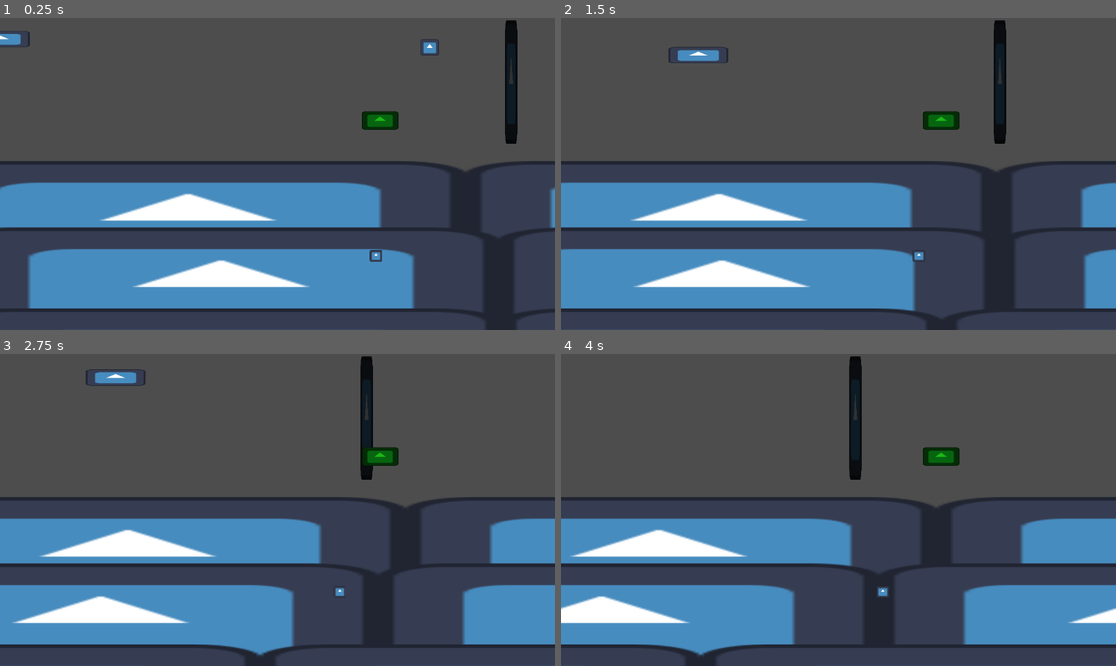
Above: before the commit, frames 1-4 (two rows, left to right).
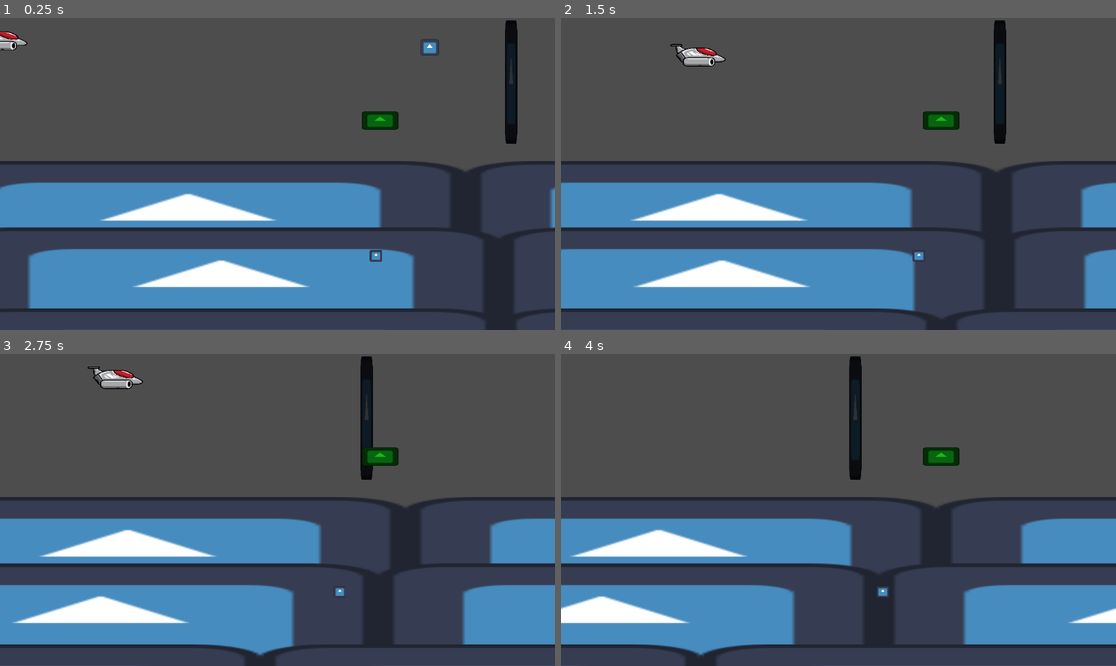
Above: after the commit, the same moments.

Repository: Ikkisoad/Godot-WIld-Jam-65
Game: Godot game, scene res://Scenes/main.tscn
The game is run twice, just before and just after one commit, with the same random seed, the same clock (stepped at 60 frames per second) and the same inputs. The engine's default icon, where the game draws it, is replaced by a stand-in: a white triangle on a blue panel in a dark square.
Inputs:
- Up to frame 1 (0.25 s): no input
- Up to frame 2 (1.5 s): hold Space (release) 0.53-1.28 s; hold Right (right) from 0.53 s (still down); tap Up (up) at 0.77, 0.8, 1.07, 1.35 s
- Up to frame 3 (2.75 s): tap Up (up) at 1.52, 1.82, 2.3 s; tap Space (release) at 1.55 s; release Right (right) at 2.03 s; hold Left (left) from 2.03 s (still down); hold Space (release) from 2.03 s (still down)
- Up to frame 4 (4 s): release Left (left) at 2.78 s; release Space (release) at 2.78 s; hold Right (right) from 2.78 s (still down); tap Space (release) at 2.85 s; tap Up (up) at 3.02, 3.32 s; hold Up (up) from 3.53 s (still down)

The runs differ from the first frame. In frame 1, 0.2% of the frame differs, in the area x 0-6%, y 4-11%; in frame 2, 0.5%; in frame 3, 0.5%, in the area x 15-27%, y 4-12%; in frame 4, nothing differs.
Error before the commit: Attempt to call function 'is_stopped' in base 'null instance' on a null instance. (res://Scenes/PlayerCharacterBody2D.gd:22)
Error after the commit: Invalid call. Nonexistent function 'collectPackage' in base 'RigidBody2D (rePackageRigidBody2D.gd)'. (res://Scenes/PackageArea2D.gd:11)

Commit message:
Fix timer

Diff:
--- a/Scenes/PackageArea2D.gd
+++ b/Scenes/PackageArea2D.gd
@@ -8,5 +8,5 @@
 
 
 func _on_body_entered(body):
+	body.collectPackage()
 	queue_free()
-	pass # Replace with function body.
--- /dev/null
+++ b/Scenes/ingame_hud.gd
@@ -0,0 +1,11 @@
+extends Control
+
+
+# Called when the node enters the scene tree for the first time.
+func _ready():
+	pass # Replace with function body.
+
+
+# Called every frame. 'delta' is the elapsed time since the previous frame.
+func _process(delta):
+	pass
--- /dev/null
+++ b/Scenes/ingame_hud.tscn
@@ -0,0 +1,48 @@
+[gd_scene load_steps=3 format=3 uid="uid://cg6t4spgk1qw"]
+
+[ext_resource type="Texture2D" uid="uid://bxgii7b0bi06n" path="res://Sprites/airship.png" id="1_32prb"]
+[ext_resource type="Script" path="res://Scenes/ingame_hud.gd" id="1_xx4c4"]
+
+[node name="IngameHUD" type="Control"]
+layout_mode = 3
+anchors_preset = 15
+anchor_right = 1.0
+anchor_bottom = 1.0
+grow_horizontal = 2
+grow_vertical = 2
+script = ExtResource("1_xx4c4")
+
+[node name="1" type="TextureRect" parent="."]
+layout_mode = 0
+offset_left = 8.0
+offset_top = 8.0
+offset_right = 56.0
+offset_bottom = 39.0
+texture = ExtResource("1_32prb")
+expand_mode = 1
+
+[node name="2" type="TextureRect" parent="."]
+layout_mode = 0
+offset_left = 64.0
+offset_top = 8.0
+offset_right = 112.0
+offset_bottom = 39.0
+texture = ExtResource("1_32prb")
+expand_mode = 1
+
+[node name="3" type="TextureRect" parent="."]
+layout_mode = 0
+offset_left = 120.0
+offset_top = 8.0
+offset_right = 168.0
+offset_bottom = 39.0
+texture = ExtResource("1_32prb")
+expand_mode = 1
+
+[node name="score" type="Label" parent="."]
+layout_mode = 0
+offset_left = 8.0
+offset_top = 48.0
+offset_right = 82.0
+offset_bottom = 71.0
+text = "56121351"
--- a/Scenes/player.tscn
+++ b/Scenes/player.tscn
@@ -1,13 +1,13 @@
 [gd_scene load_steps=5 format=3 uid="uid://cqtrdkxlpceen"]
 
 [ext_resource type="Script" path="res://Scenes/PlayerCharacterBody2D.gd" id="1_0uhlm"]
-[ext_resource type="Texture2D" uid="uid://dnqeu2nvirwex" path="res://icon.svg" id="1_bquey"]
+[ext_resource type="Texture2D" uid="uid://bxgii7b0bi06n" path="res://Sprites/airship.png" id="2_xsp2w"]
 
 [sub_resource type="SpriteFrames" id="SpriteFrames_bgufg"]
 animations = [{
 "frames": [{
 "duration": 1.0,
-"texture": ExtResource("1_bquey")
+"texture": ExtResource("2_xsp2w")
 }],
 "loop": true,
 "name": &"default",
@@ -24,9 +24,11 @@
 
 [node name="AnimatedSprite2D" type="AnimatedSprite2D" parent="CharacterBody2D"]
 position = Vector2(0, -3)
-scale = Vector2(0.96875, 0.265625)
+scale = Vector2(0.15, 0.110874)
 sprite_frames = SubResource("SpriteFrames_bgufg")
 
 [node name="CollisionShape2D" type="CollisionShape2D" parent="CharacterBody2D"]
 position = Vector2(2, -3)
 shape = SubResource("RectangleShape2D_pupwq")
+
+[node name="Timer" type="Timer" parent="CharacterBody2D"]
--- a/Scenes/released_pakcage.tscn
+++ b/Scenes/released_pakcage.tscn
@@ -16,12 +16,14 @@
 "speed": 5.0
 }]
 
-[node name="RigidBody2D" type="RigidBody2D" groups=["Package"]]
+[node name="ReleasedPakcage" type="Node2D"]
+
+[node name="RigidBody2D" type="RigidBody2D" parent="."]
 script = ExtResource("1_os7ps")
 
-[node name="CollisionShape2D" type="CollisionShape2D" parent="."]
+[node name="CollisionShape2D" type="CollisionShape2D" parent="RigidBody2D"]
 shape = SubResource("RectangleShape2D_isxi5")
 
-[node name="AnimatedSprite2D" type="AnimatedSprite2D" parent="."]
+[node name="AnimatedSprite2D" type="AnimatedSprite2D" parent="RigidBody2D"]
 scale = Vector2(0.296875, 0.265625)
 sprite_frames = SubResource("SpriteFrames_ojt4f")
Not shown: 1 places in Scenes/main.tscn that only renumber resources
